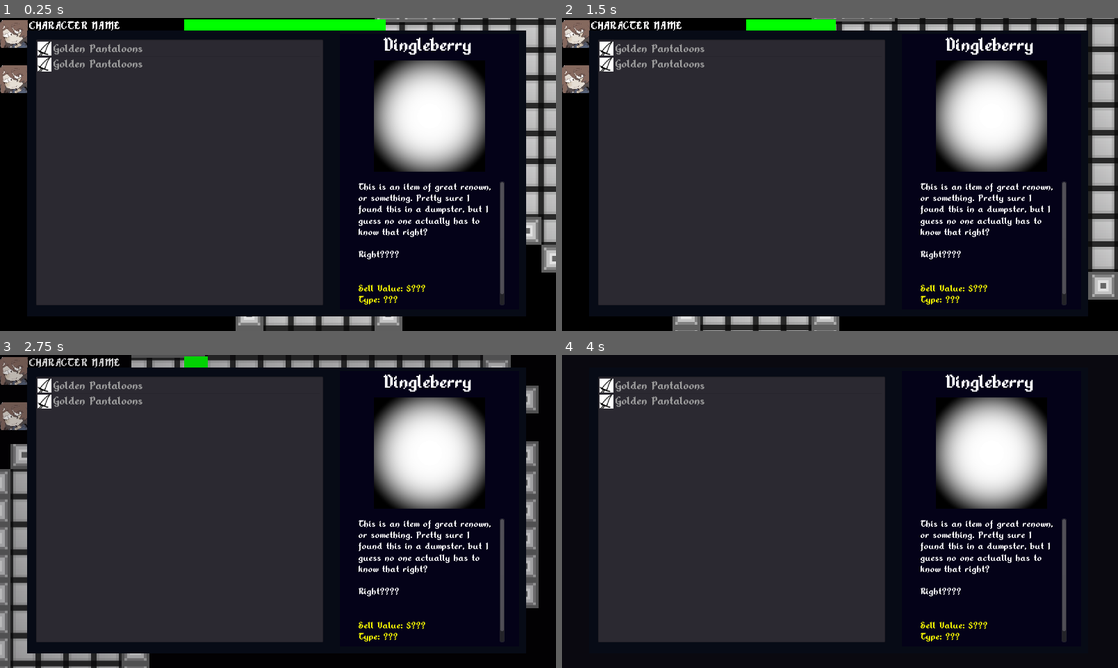
Above: before the commit, frames 1-4 (two rows, left to right).
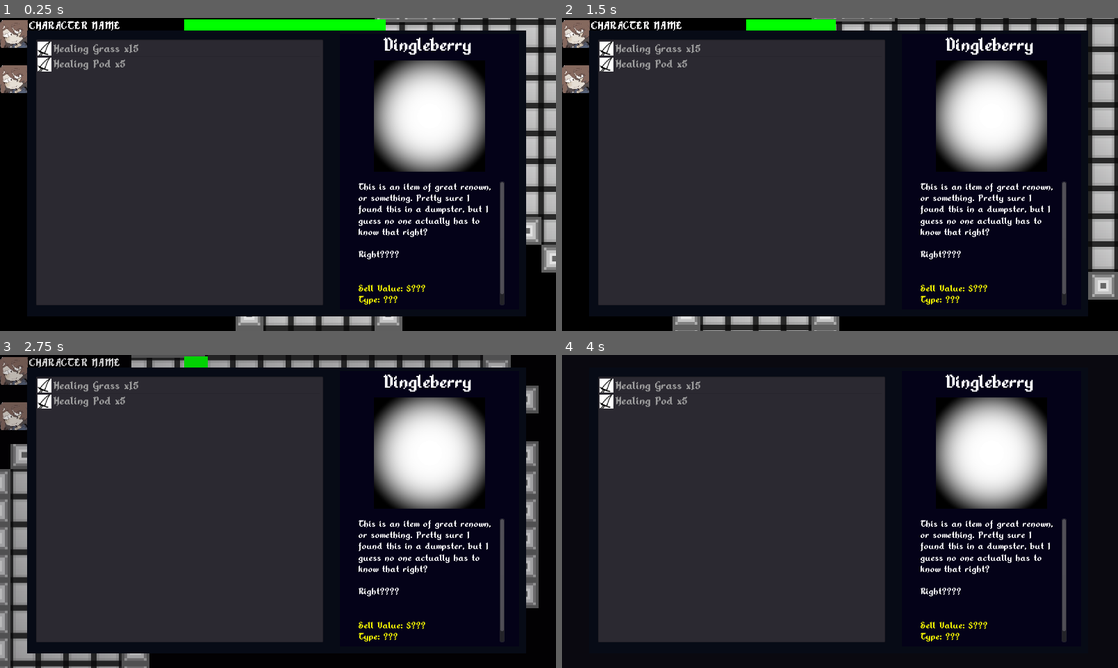
Above: after the commit, the same moments.

Repository: Xpost2000/G.G.D.C.-Team-Project
Game: Godot game, scene res://main_scene/MainGameScreen.tscn
Same seed, same stepped clock (60 frames per second), same inputs: the game is played once before the commit and once after it.
Inputs:
- Up to frame 1 (0.25 s): no input
- Up to frame 2 (1.5 s): tap Enter at 0.5 s; hold Right (ui_right) 0.53-1.28 s; hold Shift (game_sprinting_action) 0.53-1.28 s; hold Down (ui_down) from 1.28 s (still down); tap Shift (game_sprinting_action) at 1.35 s
- Up to frame 3 (2.75 s): release Down (ui_down) at 2.03 s; hold Right (ui_right) from 2.03 s (still down); hold Shift (game_sprinting_action) from 2.03 s (still down)
- Up to frame 4 (4 s): release Right (ui_right) at 2.78 s; release Shift (game_sprinting_action) at 2.78 s; hold Up (ui_up) 2.78-3.53 s; tap Shift (game_sprinting_action) at 2.85 s; hold Left (ui_left) from 3.53 s (still down); hold Shift (game_sprinting_action) from 3.53 s (still down)

The runs differ from the first frame. In frame 1, 0.5% of the frame differs, in the area x 9-26%, y 8-17%; in frame 2, 0.5%; in frame 3, 0.5%; in frame 4, 0.5%.

Commit message:
Making changes to the inventory functionality.

Diff:
--- a/game/ItemDatabase.gd
+++ b/game/ItemDatabase.gd
@@ -1,14 +1,28 @@
 extends Node;
-enum {ITEM_TYPE_MISC, ITEM_TYPE_CONSUMABLE, ITEM_TYPE_WEAPON, ITEM_TYPE_ARMOR};
+#
+# We will only consider consumable items at this point to be simpler.
+#
+enum {
+	ITEM_TYPE_MISC,
+	ITEM_TYPE_HEALING_ITEM,
+	ITEM_TYPE_STAT_BOOSTING_ITEM,
+	};
 
 class Item:
-	func _init(type, name, description, inventory_icon_path, inventory_preview_image_path, sell_value):
+	func _init(type,
+			   name,
+			   description,
+			   inventory_icon_path,
+			   inventory_preview_image_path,
+			   sell_value,
+			   magnitude):
 		self.type = type;
 		self.name = name;
 		self.description = description;
 		self.inventory_icon = load("res://" + inventory_icon_path);
 		self.inventory_preview_image = load("res://" + inventory_preview_image_path);
 		self.sell_value = sell_value;
+		self.magnitude = magnitude;
 
 	var name: String;
 	var description: String;
@@ -16,6 +30,7 @@
 	var inventory_preview_image: Texture;
 	var sell_value: int;
 	var type: int;
+	var magnitude: float;
 
 var items_dictionary = {};
 
@@ -25,7 +40,23 @@
 											"Obligatory BG2:SOA reference",
 											"images/inventory-icons/dumpy_sword.png",
 											"images/inventory-icons/previews/preview_golden_pantaloons.png",
-											5000);
+											 5000,
+											 1.0);
+	items_dictionary["healing_grass"] = Item.new(ITEM_TYPE_HEALING_ITEM,
+												 "Healing Grass",
+												 "A basic healing item",
+												 "images/inventory-icons/dumpy_sword.png",
+												 "images/inventory-icons/previews/preview_golden_pantaloons.png",
+												 100,
+												 15);
+
+	items_dictionary["healing_pod"] = Item.new(ITEM_TYPE_HEALING_ITEM,
+											   "Healing Pod",
+											   "A slightly stronger basic healing item",
+											   "images/inventory-icons/dumpy_sword.png",
+											   "images/inventory-icons/previews/preview_golden_pantaloons.png",
+											   250,
+											   30);
 
 func get_item(name):
 	return items_dictionary[name];
--- a/game/PlayerCharacter.gd
+++ b/game/PlayerCharacter.gd
@@ -6,6 +6,7 @@
 
 signal transitioning_to_another_level(player, level_transition);
 signal report_sprinting_information(stamina_percent, can_sprint, trying_to_sprint);
+signal report_inventory_contents(player_inventory);
 
 const SPRINTING_STAMINA_MAX = 75;
 const STAMINA_REGENERATION_COOLDOWN_TIME = 1.66; # seconds
@@ -23,8 +24,19 @@
 var charisma = 10;
 var luck = -10;
 
+# Expect inventories to look like this
+#
+# [
+#  { "name_of_item", count }
+# ]
+#
+var inventory = [];
+var gold = 0;
+
 func _ready():
-	pass
+	inventory = [["healing_grass", 15],
+				 ["healing_pod", 5]];
+	pass;
 
 func movement_direction_vector():
 	var movement_direction = Vector2.ZERO;
@@ -67,6 +79,8 @@
 	handle_sprinting(sprinting, delta);
 	velocity = move_and_slide(velocity, Vector2.UP);
 
+	emit_signal("report_inventory_contents",
+				inventory);
 	emit_signal("report_sprinting_information",
 				float(sprinting_stamina)/float(SPRINTING_STAMINA_MAX),
 				can_sprint(),
--- a/main_scene/MainGameScreen.tscn
+++ b/main_scene/MainGameScreen.tscn
@@ -63,6 +63,7 @@
 
 [node name="UILayer" parent="." instance=ExtResource( 1 )]
 [connection signal="notify_ui_of_level_load" from="." to="UILayer" method="_on_MainGameScreen_notify_ui_of_level_load"]
+[connection signal="report_inventory_contents" from="PersistentThings/PlayerCharacter" to="UILayer" method="_on_PlayerCharacter_report_inventory_contents"]
 [connection signal="report_sprinting_information" from="PersistentThings/PlayerCharacter" to="UILayer" method="_on_PlayerCharacter_report_sprinting_information"]
 [connection signal="transitioning_to_another_level" from="PersistentThings/PlayerCharacter" to="." method="_on_PlayerCharacter_transitioning_to_another_level"]
 [connection signal="area_entered" from="PersistentThings/PlayerCharacter/InteractableArea" to="PersistentThings/PlayerCharacter" method="_on_InteractableArea_area_entered"]
--- a/ui/Inventory.gd
+++ b/ui/Inventory.gd
@@ -9,21 +9,25 @@
 	 # for now I'm assuming these are arrays
 	inventory_item_list.clear();
 	currently_observing_inventory = thing_inventory;
-	for inventory_item_name in thing_inventory:
-		 var item_info = ItemDatabase.get_item(inventory_item_name);
-		 inventory_item_list.add_item(item_info.name,
-									  item_info.inventory_icon);
+	for inventory_item_entry in thing_inventory:
+		var item_info = ItemDatabase.get_item(inventory_item_entry[0]);
+		inventory_item_list.add_item(item_info.name + " x" + str(inventory_item_entry[1]),
+									 item_info.inventory_icon);
 
 func _ready():
 	pass
 
 func _on_InventoryItemList_item_activated(index):
-	# empty for now.
-	pass;
+	var inventory_item_entry_information = currently_observing_inventory[index];
+	if inventory_item_entry_information[1] > 0:
+		inventory_item_entry_information[1] -= 1;
+	else:
+		currently_observing_inventory.erase(inventory_item_entry_information);
+
 
 func _on_InventoryItemList_nothing_selected():
 	item_preview_widget.set_information("Nothing!", "Can you believe that? Nothing at all!", null);
 
 func _on_InventoryItemList_item_selected(index):
 	var inventory_item_entry_information = currently_observing_inventory[index];
-	item_preview_widget.set_information_based_on_item(inventory_item_entry_information);
+	item_preview_widget.set_information_based_on_item(inventory_item_entry_information[0]);
--- a/ui/UILayer.gd
+++ b/ui/UILayer.gd
@@ -6,15 +6,11 @@
 onready var ui_dimmer = $DimmerRect;
 onready var inventory_ui = $InventoryUI;
 
-var test_names = ["Dingle Berry", "Potato", "Fermented Yeast", "Salami"];
-var test_inventory = ["test_item", "test_item"];
 func _ready():
 	inventory_ui.get_node("Inventory/InventoryItemList").fixed_icon_size = Vector2(32,32);
-	inventory_ui.update_based_on_entity(test_inventory);
-#   for inventory_item_name in test_inventory:
-#       var item_info = ItemDatabase.get_item(inventory_item_name);
-#   	inventory_ui.get_node("Inventory/InventoryItemList").add_item(item_info.name,
-#                                                                     item_info.inventory_icon_path);
+
+func _on_PlayerCharacter_report_inventory_contents(player_inventory):
+	inventory_ui.update_based_on_entity(player_inventory);
 
 func _on_PlayerCharacter_report_sprinting_information(stamina_percent, can_sprint, _trying_to_sprint):
 	if can_sprint:
